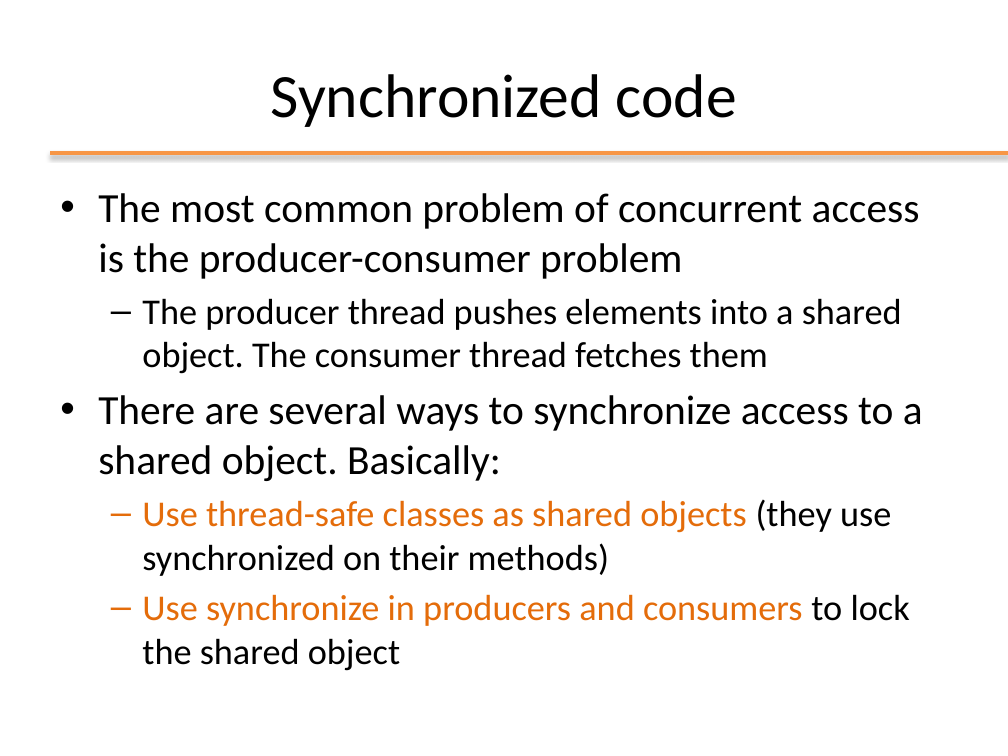
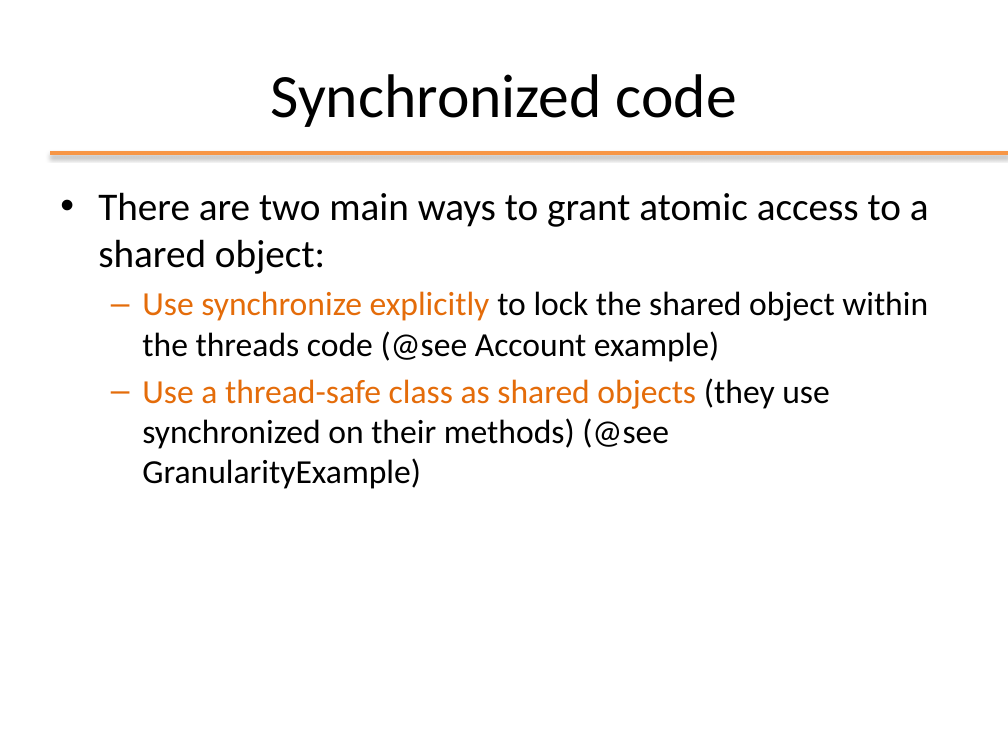
Before and after one commit to Andrea99-beep/ooprogramming, a slide deck: slide 14 of slides/ppt/12_Threads_Syncronization.pptx. Drawn at 1008x756 pixels with LibreOffice and Linux fonts; fonts in the diff are those of the drawing; background and template pictures are left out. Boxes give left, top, right and bottom in pixels: in the first picture for what was removed or moved away, otherwise in the second. Text is boxed around its words. In the diff, an @@ line names an element or a change of style, - is before the commit and + after.

```diff
--- a/slides/ppt/12_Threads_Syncronization.pptx
+++ b/slides/ppt/12_Threads_Syncronization.pptx
@@ text at box(98, 192, 929, 489): text changed; size 25.9 to 24 pt @@
-• The most common problem of concurrent access is the producer-consumer problem
-  – The producer thread pushes elements into a shared object. The consumer thread fetches them
-• There are several ways to synchronize access to a shared object. Basically:
-  – Use thread-safe classes as shared objects (they use synchronized on their methods)
-  – Use synchronize in producers and consumers to lock the shared object
+• There are two main ways to grant atomic access to a shared object:
+  – Use synchronize explicitly to lock the shared object within the threads code (@see Account example)
+  – Use a thread-safe class as shared objects (they use synchronized on their methods) (@see GranularityExample)
```
Also in this commit, not shown: 16 other slides changed, 2 slides added, 2 slides removed, 13 other files.
